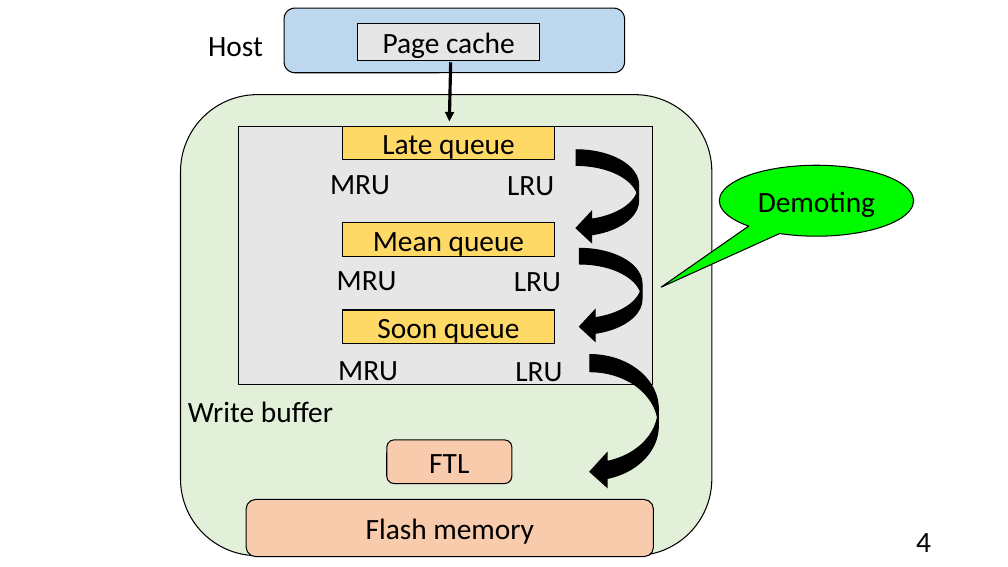
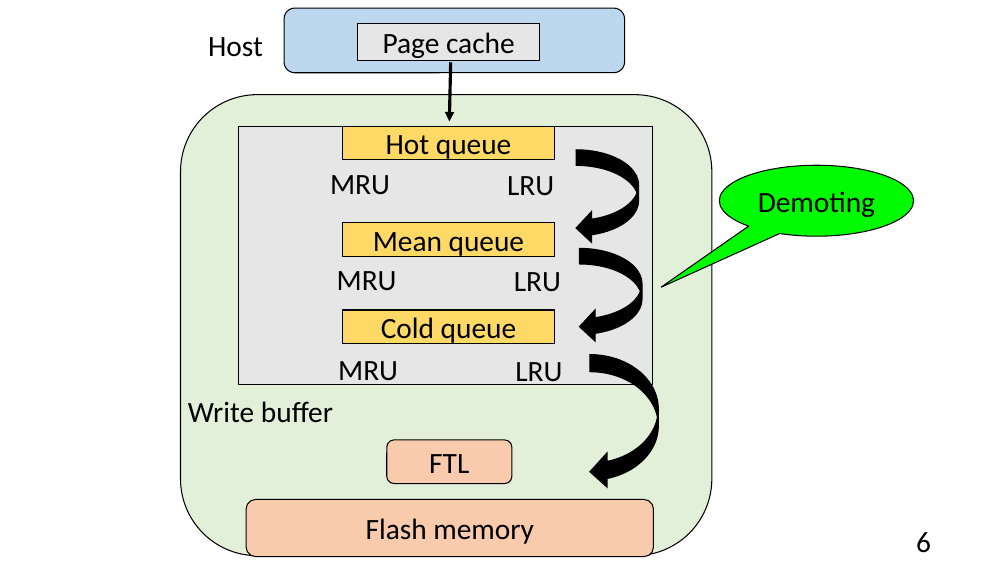
Before and after one commit to andrew841018/disksim_github, a slide deck: slide 6 of 論文相關/論文(插圖、實驗相關)/論文所需圖表.pptx (slide 4 before the commit). Drawn at 1008x567 pixels with LibreOffice and Linux fonts; fonts in the diff are those of the drawing. Boxes give left, top, right and bottom in pixels: in the first picture for what was removed or moved away, otherwise in the second. Text is boxed around its words. In the diff, an @@ line names an element or a change of style, - is before the commit and + after.

```diff
--- a/論文相關/論文(插圖、實驗相關)/論文所需圖表.pptx
+++ b/論文相關/論文(插圖、實驗相關)/論文所需圖表.pptx
@@ text in rectangle at (386,135,511,162): text changed @@
-Late queue
+Hot queue
@@ text in rectangle at (381,317,516,346): text changed @@
-Soon queue
+Cold queue
@@ page number at (916,532,931,553): text changed @@
-4
+6
```
Also in this commit, not shown: 3 slides added, 17 other files.
